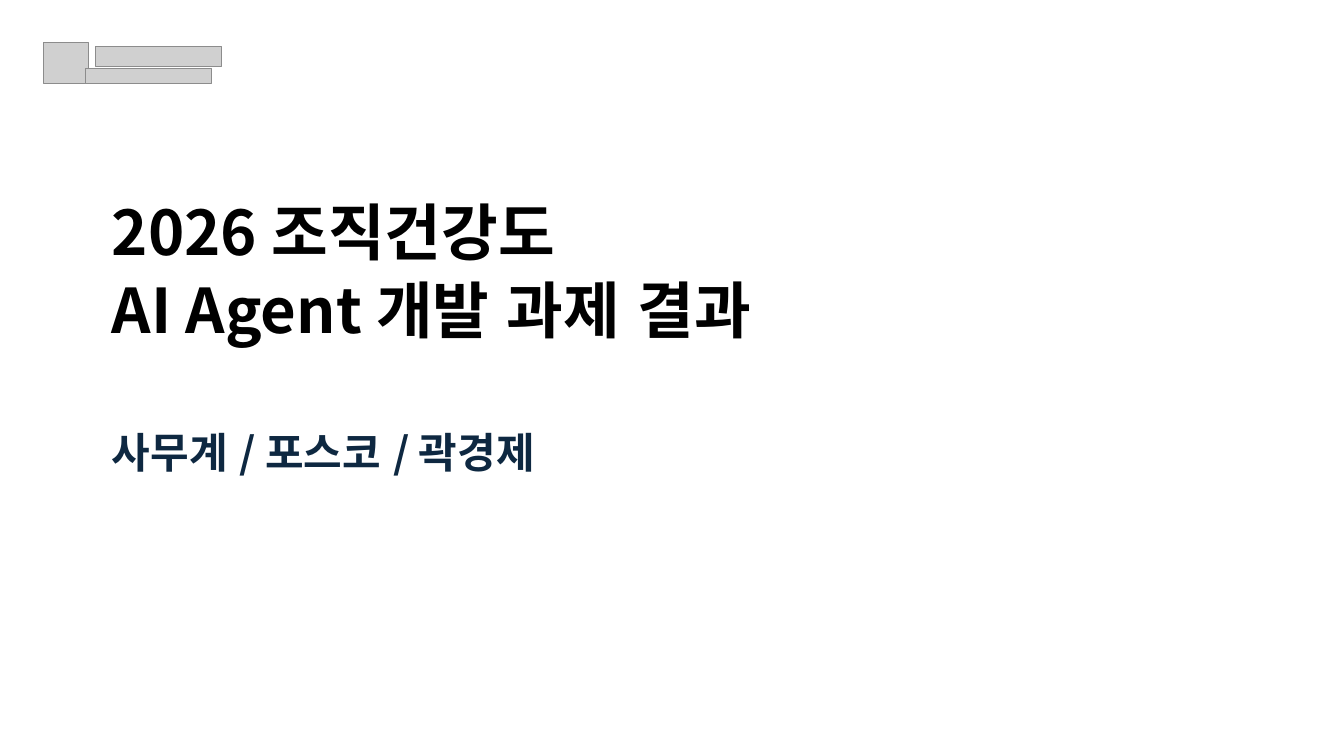
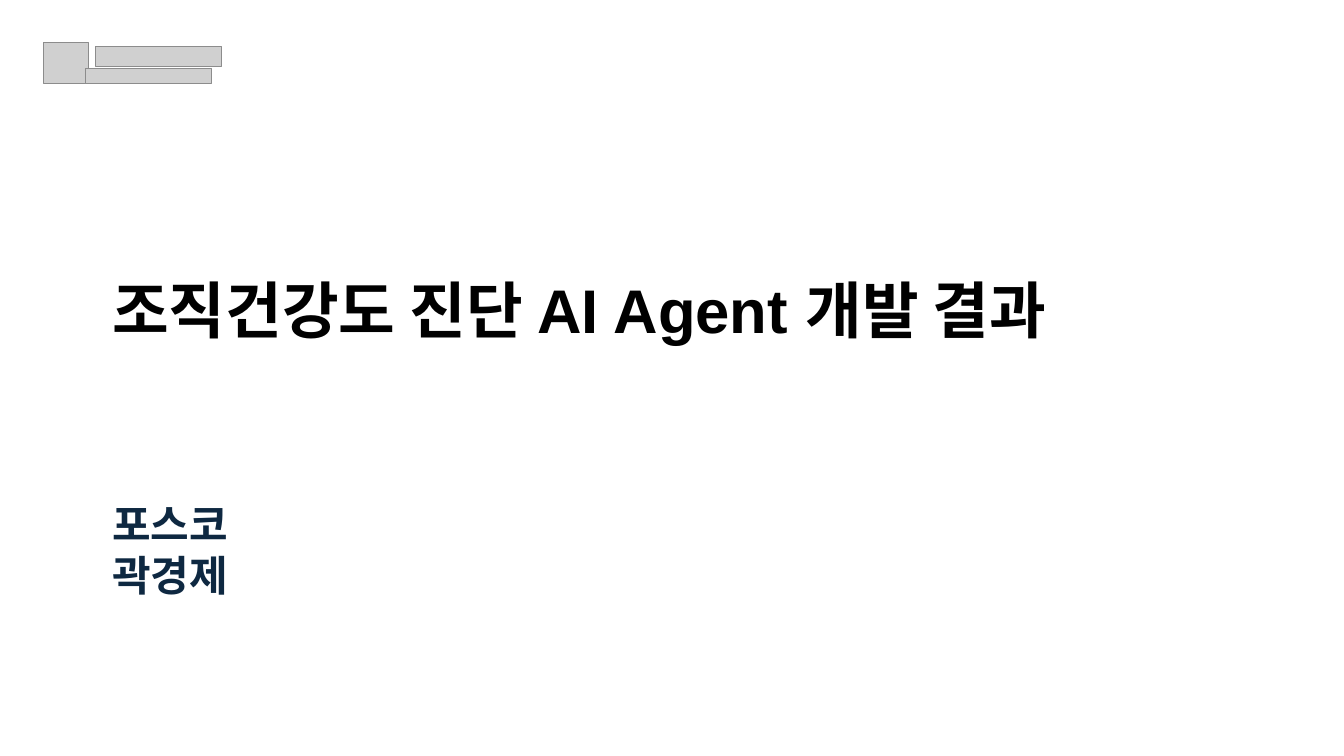
Before and after one commit to frypanegg/AI_PJT, a slide deck: slide 1 of Org_health_diag/docs/2026_조직건강도_AI_Agent_수행결과.pptx. Drawn at 1344x756 pixels with LibreOffice and Linux fonts; fonts in the diff are those of the drawing; grey boxes stand for pictures; background and template pictures are left out. Boxes give left, top, right and bottom in pixels: in the first picture for what was removed or moved away, otherwise in the second. Text is boxed around its words. In the diff, an @@ line names an element or a change of style, - is before the commit and + after.

```diff
--- a/Org_health_diag/docs/2026_조직건강도_AI_Agent_수행결과.pptx
+++ b/Org_health_diag/docs/2026_조직건강도_AI_Agent_수행결과.pptx
@@ text at (x1=112, y1=281, x2=1046, y2=344): text changed; font Noto Sans CJK KR to Arial @@
-2026 조직건강도
-AI Agent 개발 과제 결과
+조직건강도 진단 AI Agent 개발 결과
@@ text at (x1=112, y1=507, x2=228, y2=595): text changed; font Noto Sans CJK KR to Arial @@
-사무계 / 포스코 / 곽경제
+포스코
+곽경제
```
Also in this commit, not shown: 9 other slides changed, 1 slide added, 1 slide removed.
